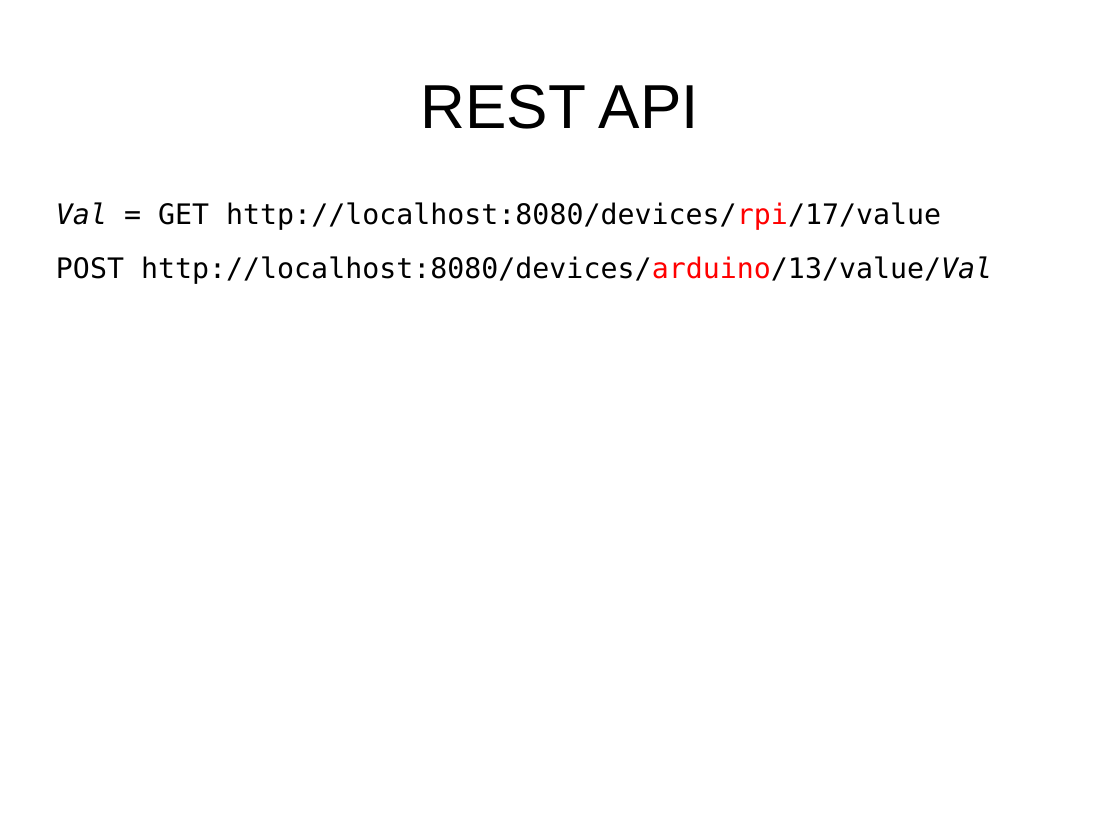
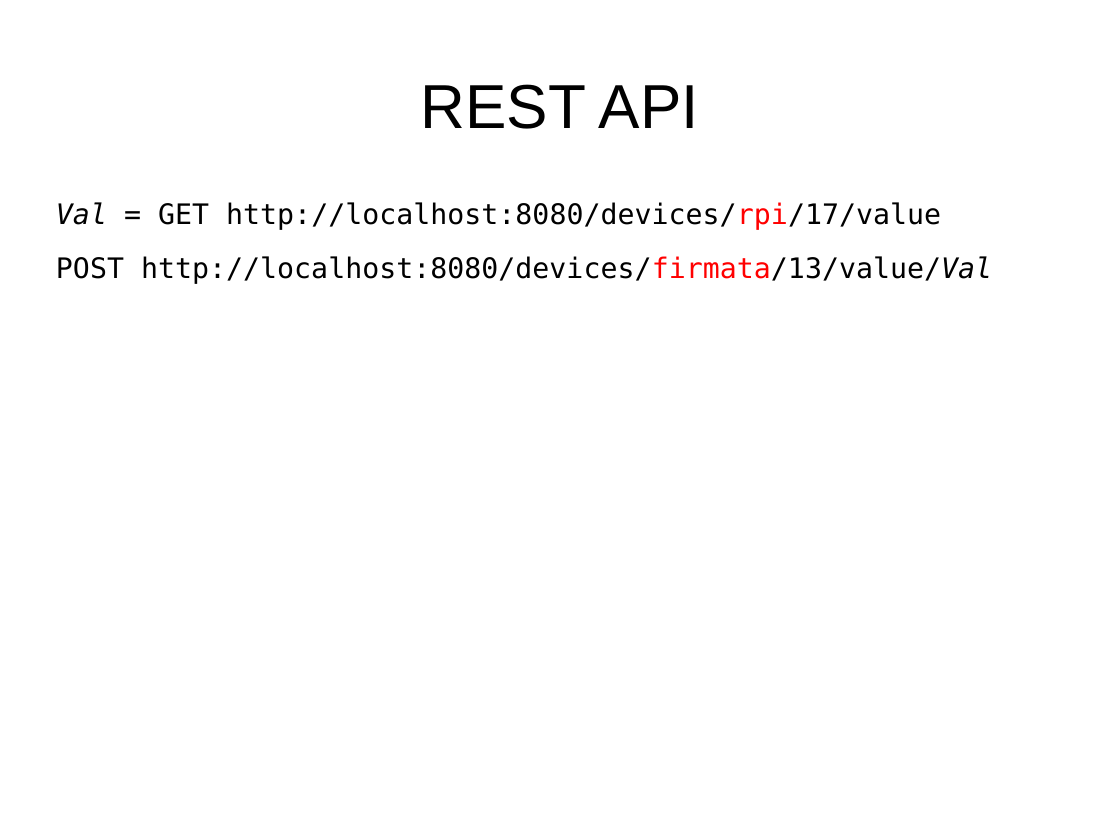
Before and after one commit to frezik/webio_pres, a slide deck: slide 7 of webio.odp. Drawn at 1120x840 pixels with LibreOffice and Linux fonts; fonts in the diff are those of the drawing. Boxes give left, top, right and bottom in pixels: in the first picture for what was removed or moved away, otherwise in the second. Text is boxed around its words. In the diff, an @@ line names an element or a change of style, - is before the commit and + after.

```diff
--- a/webio.odp
+++ b/webio.odp
@@ text at <box>56,256,992,284</box>: text changed @@
-POST http://localhost:8080/devices/arduino/13/value/Val
+POST http://localhost:8080/devices/firmata/13/value/Val
```
Also in this commit, not shown: 2 other slides changed, 1 slide added, 3 slides removed, 1 other file.
